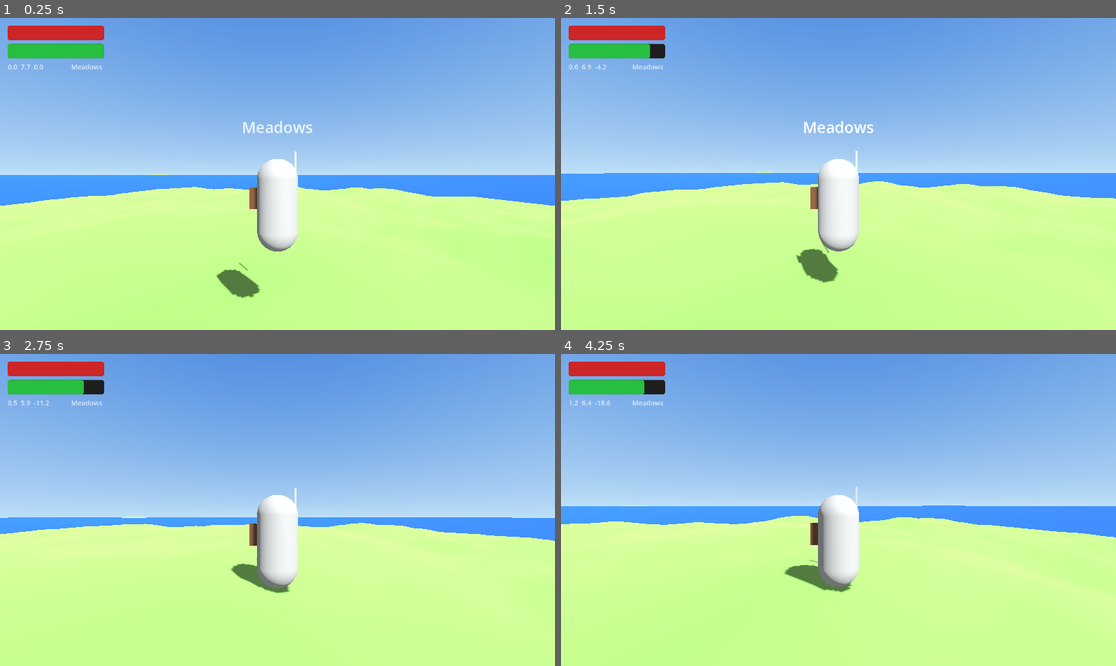
Above: before the commit, frames 1-4 (two rows, left to right).
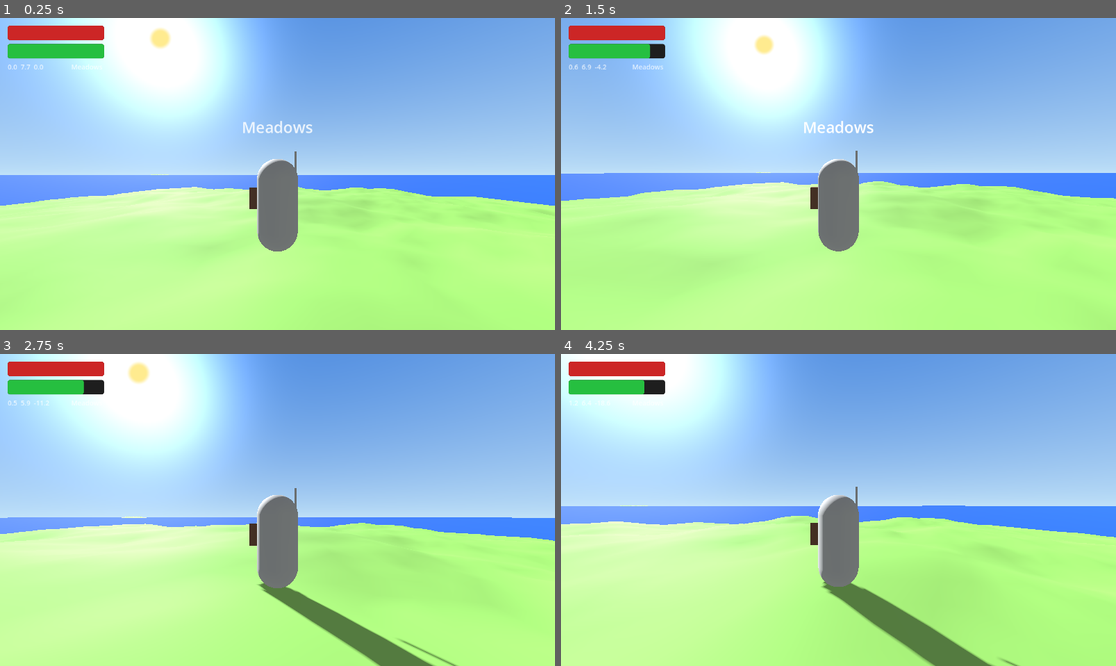
Above: after the commit, the same moments.

Repository: cpeter41/mingusbreath
Game: Godot game, scene res://scenes/world/World.tscn
Two runs of this game, one before a commit and one after it. Both use one fixed random seed, a clock stepped at 60 frames per second and the inputs below.
Inputs (mouse positions are in pixels of both pictures, inside the frame that each line leads up to):
- Up to frame 1 (0.25 s): no input
- Up to frame 2 (1.5 s): move the mouse to (866, 174) at 0.52 s; hold W (move_forward) from 0.53 s (still down); click (866, 174) at 0.6 s; tap Space (jump) at 0.77 s; move the mouse to (810, 174) at 1.27 s; right-click (810, 174) at 1.35 s
- Up to frame 3 (2.75 s): keep holding W (move_forward); tap Space (jump) at 1.52 s; move the mouse to (288, 503) at 2.02 s; tap Ctrl (dodge) at 2.1 s
- Up to frame 4 (4.25 s): keep holding W (move_forward); move the mouse to (832, 516) at 2.77 s; tap E (interact) at 2.85 s; tap Space (jump) at 3.02, 3.77 s; move the mouse to (877, 513) at 3.52 s; tap Q (spawn_boat) at 3.6 s

The runs differ from the first frame. In frame 1, 33% of the frame differs, in the area x 0-100%, y 0-100%; in frame 2, 36%; in frame 3, 38%; in frame 4, 40%.

Commit message:
refactor: Sun/Moon own their own rotation, energy, and disc
Move all sun-specific and moon-specific state out of TimeOfDay and
into the body's own script. Each script now extends DirectionalLight3D
and is attached directly to the pre-baked Sun / Moon light nodes in
World.tscn — no more runtime construction in world_root.

What each body now owns:
  - rotation around the X axis, sweeping a full 2*PI per game day
    (was an oscillating cosine that only swung between -90deg and +90deg,
    so the sun used to rise and set on the same horizon)
  - light_energy faded by horizon factor
  - billboard disc visual (QuadMesh + radial-gradient texture), built
    in _ready and re-positioned each frame relative to the camera

Moon angle is sun_angle + PI computed from the same TimeOfDay.game_minutes,
so Moon doesn't need a Sun reference. Both scripts pull TimeOfDay as an
autoload — no setter handshake.

TimeOfDay slimmed accordingly: dropped _moon, _sun_max_energy,
_moon_max_energy, set_moon, _horizon_factor, and the sun rotation /
energy writes. Still owns the clock tick, phase signal, save/load, and
the ambient_light_color computation (guarded against detached sun ref
during scene reload).

world_root.gd no longer constructs Sun / Moon at runtime; it just
forwards the existing scene-tree nodes to TimeOfDay so the ambient
tint can still read the sun's elevation.

Co-Authored-By: Claude Opus 4.7 <noreply@anthropic.com>

Diff:
--- a/globals/time_of_day.gd
+++ b/globals/time_of_day.gd
@@ -7,23 +7,15 @@
 
 @export var minutes_per_real_second: float = 1.0
 
-@export var tint_dawn:  Color = Color(1.0,  0.70, 0.40)
 @export var tint_day:   Color = Color(1.0,  1.00, 0.95)
 @export var tint_dusk:  Color = Color(0.90, 0.50, 0.30)
 @export var tint_night: Color = Color(0.15, 0.18, 0.30)
-
-## Above this elevation (in basis.z.y units, 0 = horizon, 1 = zenith)
-## the celestial body shines at full strength. Below 0 it's dark. Linear fade between.
-const HORIZON_FADE := 0.1
 
 var game_minutes: float = 0.0
 var phase: Phase = Phase.DAY
 
 var _sun: DirectionalLight3D = null
-var _moon: DirectionalLight3D = null
 var _env: Environment = null
-var _sun_max_energy: float = 1.0
-var _moon_max_energy: float = 0.15
 
 
 func _ready() -> void:
@@ -32,12 +24,6 @@
 
 func set_sun(sun: DirectionalLight3D) -> void:
 	_sun = sun
-	_sun_max_energy = sun.light_energy
-
-
-func set_moon(moon: DirectionalLight3D) -> void:
-	_moon = moon
-	_moon_max_energy = moon.light_energy
 
 
 func set_world_environment(env: Environment) -> void:
@@ -45,8 +31,8 @@
 
 
 func _process(delta: float) -> void:
-	var time_rate := minutes_per_real_second * (TIME_ACCEL_MULT if Controls.time_accel_held() else 1.0)
-	game_minutes += delta * time_rate
+	var rate := minutes_per_real_second * (TIME_ACCEL_MULT if Controls.time_accel_held() else 1.0)
+	game_minutes += delta * rate
 	var m := fmod(game_minutes, MINUTES_PER_DAY)
 
 	var new_phase := _phase_for(m)
@@ -54,31 +40,19 @@
 		phase = new_phase
 		EventBus.time_phase_changed.emit(phase)
 
-	if _sun != null:
-		_sun.rotation.x = deg_to_rad(90.0 * cos(TAU * m / MINUTES_PER_DAY))
-		_sun.light_energy = _sun_max_energy * _horizon_factor(_sun)
-	if _moon != null:
-		_moon.rotation.x = _sun.rotation.x + PI
-		_moon.light_energy = _moon_max_energy * _horizon_factor(_moon)
 	if _env != null:
-		_env.ambient_light_color = _compute_tint(m)
+		_env.ambient_light_color = _compute_tint()
 
 
-## 1.0 when the body is above HORIZON_FADE elevation, 0.0 at/below horizon, linear in between.
-func _horizon_factor(light: DirectionalLight3D) -> float:
-	var elevation: float = light.global_transform.basis.z.y
-	return clampf(elevation / HORIZON_FADE, 0.0, 1.0)
-
-
-## Ambient tint follows sun elevation (drives indirect light to match sky shader).
-func _compute_tint(_m: float) -> Color:
-	if _sun == null:
+func _compute_tint() -> Color:
+	if _sun == null or not is_instance_valid(_sun) or not _sun.is_inside_tree():
 		return tint_day
 	var sun_y: float = _sun.global_transform.basis.z.y
 	var day_w   := clampf((sun_y + 0.05) / 0.30, 0.0, 1.0)
 	var night_w := clampf((-0.05 - sun_y) / 0.25, 0.0, 1.0)
 	var dusk_w  := clampf(1.0 - day_w - night_w, 0.0, 1.0)
 	return tint_day * day_w + tint_dusk * dusk_w + tint_night * night_w
+
 
 func _phase_for(min_in_day: float) -> Phase:
 	if min_in_day >= 5 * 60 and min_in_day < 7 * 60:
--- a/scenes/world/World.tscn
+++ b/scenes/world/World.tscn
@@ -3,7 +3,9 @@
 [ext_resource type="Script" uid="uid://c8bn3o2v20yf2" path="res://scripts/world/world_root.gd" id="1_wr"]
 [ext_resource type="Script" uid="uid://clkwfnsyavuqj" path="res://scripts/world/ocean_follower.gd" id="2_of"]
 [ext_resource type="PackedScene" uid="uid://co1cgbo6s2lmu" path="res://scenes/player/Player.tscn" id="3_pl"]
-[ext_resource type="Shader" path="res://shaders/sky.gdshader" id="4_sky"]
+[ext_resource type="Shader" uid="uid://bny1bg5pqaokg" path="res://shaders/sky.gdshader" id="4_sky"]
+[ext_resource type="Script" uid="uid://dam77dntoofdf" path="res://scripts/world/sun.gd" id="5_sun"]
+[ext_resource type="Script" uid="uid://bf5ntyxrsaici" path="res://scripts/world/moon.gd" id="6_moon"]
 
 [sub_resource type="StandardMaterial3D" id="WaterMat_1"]
 albedo_color = Color(0.09, 0.28, 0.72, 1)
@@ -15,12 +17,23 @@
 
 [sub_resource type="ShaderMaterial" id="SkyMat_1"]
 shader = ExtResource("4_sky")
+shader_parameter/day_zenith = Color(0.18, 0.45, 0.85, 1)
+shader_parameter/day_horizon = Color(0.75, 0.88, 0.97, 1)
+shader_parameter/dusk_zenith = Color(0.2, 0.18, 0.45, 1)
+shader_parameter/dusk_horizon = Color(0.95, 0.45, 0.2, 1)
+shader_parameter/night_zenith = Color(0.02, 0.03, 0.08, 1)
+shader_parameter/night_horizon = Color(0.05, 0.07, 0.14, 1)
+shader_parameter/horizon_softness = 1.4
+shader_parameter/sun_disc_size = 0.0
+shader_parameter/sun_glow_falloff = 24.0
+shader_parameter/sun_glow_strength = 0.6
 
 [sub_resource type="Sky" id="Sky_1"]
 sky_material = SubResource("SkyMat_1")
 
 [sub_resource type="Environment" id="Env_1"]
 background_mode = 2
+background_color = Color(0.45, 0.65, 0.9, 1)
 sky = SubResource("Sky_1")
 ambient_light_source = 2
 ambient_light_color = Color(0.4, 0.45, 0.5, 1)
@@ -43,6 +56,13 @@
 transform = Transform3D(0.86602527, -0.3535535, 0.35355362, 0, 0.7071069, 0.70710665, -0.50000024, -0.6123722, 0.61237246, 0, 0, 0)
 light_energy = 1.2
 shadow_enabled = true
+script = ExtResource("5_sun")
+
+[node name="Moon" type="DirectionalLight3D" parent="." unique_id=547751751]
+transform = Transform3D(0.86602527, 0.3535535, -0.35355362, 0, 0.7071069, 0.70710665, 0.50000024, -0.6123722, 0.61237246, 0, 0, 0)
+light_color = Color(0.7, 0.8, 1, 1)
+light_energy = 0.15
+script = ExtResource("6_moon")
 
 [node name="WorldEnv" type="WorldEnvironment" parent="." unique_id=2115614150]
 environment = SubResource("Env_1")
--- a/scripts/world/moon.gd
+++ b/scripts/world/moon.gd
@@ -1,47 +1,67 @@
 class_name Moon
-extends MeshInstance3D
+extends DirectionalLight3D
 
-const DIST      := 900.0
-const DISC_SIZE := Vector2(55.0, 55.0)
+const DISC_DIST    := 900.0
+const DISC_SIZE    := Vector2(55.0, 55.0)
+const HORIZON_FADE := 0.1
+
+var _max_energy: float = 0.15
+var _disc: MeshInstance3D
 
 
 func _ready() -> void:
+	_max_energy = light_energy
+	_disc = _build_disc()
+	add_child(_disc)
+
+
+func _process(_dt: float) -> void:
+	var m := fmod(TimeOfDay.game_minutes, TimeOfDay.MINUTES_PER_DAY)
+	# 180 deg from sun.
+	rotation.x = TAU * m / TimeOfDay.MINUTES_PER_DAY + PI / 2.0 + PI
+	light_energy = _max_energy * _horizon_factor()
+	_update_disc()
+
+
+func _horizon_factor() -> float:
+	var elev: float = global_transform.basis.z.y
+	return clampf(elev / HORIZON_FADE, 0.0, 1.0)
+
+
+func _update_disc() -> void:
+	var cam := get_viewport().get_camera_3d()
+	if cam == null:
+		return
+	var dir := global_transform.basis.z.normalized()
+	_disc.visible = dir.y > -0.05
+	_disc.global_position = cam.global_position + dir * DISC_DIST
+
+
+func _build_disc() -> MeshInstance3D:
+	var mi := MeshInstance3D.new()
 	var quad := QuadMesh.new()
 	quad.size = DISC_SIZE
-	mesh = quad
-
+	mi.mesh = quad
 	var mat := StandardMaterial3D.new()
 	mat.transparency    = BaseMaterial3D.TRANSPARENCY_ALPHA
 	mat.shading_mode    = BaseMaterial3D.SHADING_MODE_UNSHADED
 	mat.billboard_mode  = BaseMaterial3D.BILLBOARD_ENABLED
-	mat.albedo_texture  = _make_moon_texture()
+	mat.albedo_texture  = _make_disc_texture()
 	mat.albedo_color    = Color(0.85, 0.90, 1.0)
-	mat.no_depth_test   = false
 	mat.render_priority = -1
-	material_override   = mat
+	mi.material_override = mat
+	return mi
 
 
-func _process(_delta: float) -> void:
-	var moon := get_parent() as DirectionalLight3D
-	if moon == null:
-		return
-	var cam := get_viewport().get_camera_3d()
-	if cam == null:
-		return
-	var moon_dir := moon.global_transform.basis.z.normalized()
-	visible = moon_dir.y > -0.05
-	global_position = cam.global_position + moon_dir * DIST
-
-
-func _make_moon_texture() -> ImageTexture:
-	var sz  := 64
+func _make_disc_texture() -> ImageTexture:
+	var sz := 64
 	var img := Image.create(sz, sz, false, Image.FORMAT_RGBA8)
-	var c   := sz * 0.5
+	var c := sz * 0.5
 	for y in sz:
 		for x in sz:
 			var dx := (x - c) / c
 			var dy := (y - c) / c
-			var d  := sqrt(dx * dx + dy * dy)
-			var a  := 1.0 - smoothstep(0.78, 0.96, d)
+			var d := sqrt(dx * dx + dy * dy)
+			var a := 1.0 - smoothstep(0.78, 0.96, d)
 			img.set_pixel(x, y, Color(0.92, 0.95, 1.0, a))
 	return ImageTexture.create_from_image(img)
--- a/scripts/world/sun.gd
+++ b/scripts/world/sun.gd
@@ -1,47 +1,66 @@
 class_name Sun
-extends MeshInstance3D
+extends DirectionalLight3D
 
-const DIST      := 900.0
-const DISC_SIZE := Vector2(80.0, 80.0)
+const DISC_DIST    := 900.0
+const DISC_SIZE    := Vector2(80.0, 80.0)
+const HORIZON_FADE := 0.1
+
+var _max_energy: float = 1.0
+var _disc: MeshInstance3D
 
 
 func _ready() -> void:
+	_max_energy = light_energy
+	_disc = _build_disc()
+	add_child(_disc)
+
+
+func _process(_dt: float) -> void:
+	var m := fmod(TimeOfDay.game_minutes, TimeOfDay.MINUTES_PER_DAY)
+	rotation.x = TAU * m / TimeOfDay.MINUTES_PER_DAY + PI / 2.0
+	light_energy = _max_energy * _horizon_factor()
+	_update_disc()
+
+
+func _horizon_factor() -> float:
+	var elev: float = global_transform.basis.z.y
+	return clampf(elev / HORIZON_FADE, 0.0, 1.0)
+
+
+func _update_disc() -> void:
+	var cam := get_viewport().get_camera_3d()
+	if cam == null:
+		return
+	var dir := global_transform.basis.z.normalized()
+	_disc.visible = dir.y > -0.05
+	_disc.global_position = cam.global_position + dir * DISC_DIST
+
+
+func _build_disc() -> MeshInstance3D:
+	var mi := MeshInstance3D.new()
 	var quad := QuadMesh.new()
 	quad.size = DISC_SIZE
-	mesh = quad
-
+	mi.mesh = quad
 	var mat := StandardMaterial3D.new()
 	mat.transparency    = BaseMaterial3D.TRANSPARENCY_ALPHA
 	mat.shading_mode    = BaseMaterial3D.SHADING_MODE_UNSHADED
 	mat.billboard_mode  = BaseMaterial3D.BILLBOARD_ENABLED
-	mat.albedo_texture  = _make_sun_texture()
+	mat.albedo_texture  = _make_disc_texture()
 	mat.albedo_color    = Color(1.0, 0.95, 0.70)
-	mat.no_depth_test   = false
 	mat.render_priority = -1
-	material_override   = mat
+	mi.material_override = mat
+	return mi
 
 
-func _process(_delta: float) -> void:
-	var sun := get_parent() as DirectionalLight3D
-	if sun == null:
-		return
-	var cam := get_viewport().get_camera_3d()
-	if cam == null:
-		return
-	var sun_dir := sun.global_transform.basis.z.normalized()
-	visible = sun_dir.y > -0.05
-	global_position = cam.global_position + sun_dir * DIST
-
-
-func _make_sun_texture() -> ImageTexture:
-	var sz  := 64
+func _make_disc_texture() -> ImageTexture:
+	var sz := 64
 	var img := Image.create(sz, sz, false, Image.FORMAT_RGBA8)
-	var c   := sz * 0.5
+	var c := sz * 0.5
 	for y in sz:
 		for x in sz:
 			var dx := (x - c) / c
 			var dy := (y - c) / c
-			var d  := sqrt(dx * dx + dy * dy)
-			var a  := 1.0 - smoothstep(0.55, 1.0, d)
+			var d := sqrt(dx * dx + dy * dy)
+			var a := 1.0 - smoothstep(0.55, 1.0, d)
 			img.set_pixel(x, y, Color(1.0, 0.97, 0.80, a))
 	return ImageTexture.create_from_image(img)
--- a/scripts/world/world_root.gd
+++ b/scripts/world/world_root.gd
@@ -22,18 +22,6 @@
 	TimeOfDay.set_sun($Sun as DirectionalLight3D)
 	TimeOfDay.set_world_environment(($WorldEnv as WorldEnvironment).environment)
 
-	var disc := Sun.new()
-	($Sun as DirectionalLight3D).add_child(disc)
-
-	var moon_light := DirectionalLight3D.new()
-	moon_light.name = "Moon"
-	moon_light.light_color = Color(0.7, 0.8, 1.0)
-	moon_light.light_energy = 0.15
-	moon_light.shadow_enabled = false
-	add_child(moon_light)
-	moon_light.add_child(Moon.new())
-	TimeOfDay.set_moon(moon_light)
-
 	var hud := HUD.new()
 	hud.name = "PlayerHUD"
 	add_child(hud)
